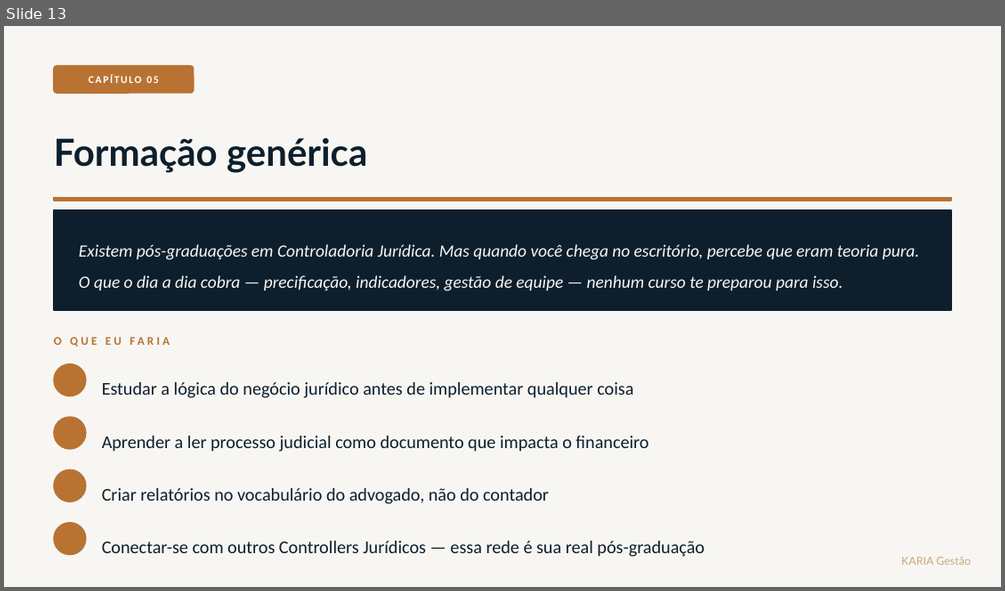
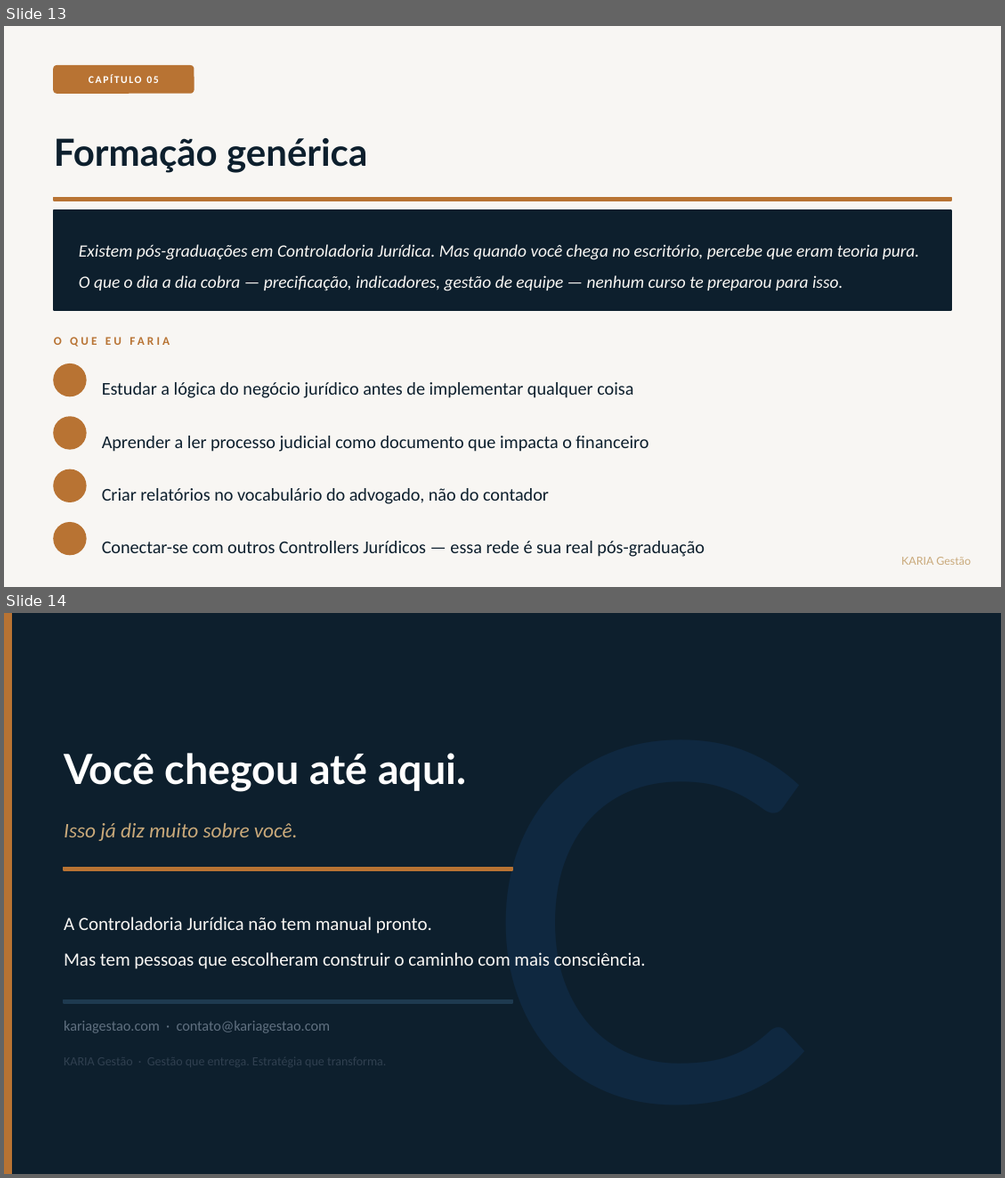
Before and after one commit to kariagestao/kariagestao.github.io, a slide deck: codigo-controller.pptx. Shown one above the other, each under a label of ours: slide 13 before the commit, slides 13 and 14 after it. The pictures are 1005x591 and 1005x1178 pixels, drawn with LibreOffice and Linux fonts; fonts in the diff are those of the drawing. Boxes give left, top, right and bottom in pixels: in the first picture for what was removed or moved away, otherwise in the second. Text is boxed around its words. In the diff, an @@ line names an element or a change of style, - is before the commit and + after.

```diff
--- a/codigo-controller.pptx
+++ b/codigo-controller.pptx
@@ slide 14 added at [4,613,1001,1174], background #0D1F2D @@
@@ rectangle added at [4,613,11,1173], fill #B87333, outline #B87333 1 pt @@
@@ text added at [64,753,466,792], 30 pt, text #FFFFFF, bold @@
+Você chegou até aqui.
@@ text added at [64,823,298,841], 15 pt, text #C9A97A, italic @@
+Isso já diz muito sobre você.
@@ rectangle added at [64,868,512,870], fill #B87333, outline #B87333 1 pt @@
@@ text added at [483,867,816,966], 360 pt, text #0F2840 @@
+C
@@ text added at [64,916,646,969], 13.5 pt, text #F8F6F3 @@
+A Controladoria Jurídica não tem manual pronto.
+Mas tem pessoas que escolheram construir o caminho com mais consciência.
@@ rectangle added at [64,1000,512,1003], fill #1E3A50, outline #1E3A50 1 pt @@
@@ text added at [64,1021,331,1033], 10.5 pt, text #607080 @@
+kariagestao.com · contato@kariagestao.com
```
Also in this commit, not shown: 1 slide changed, 1 slide removed, 1 other file.
